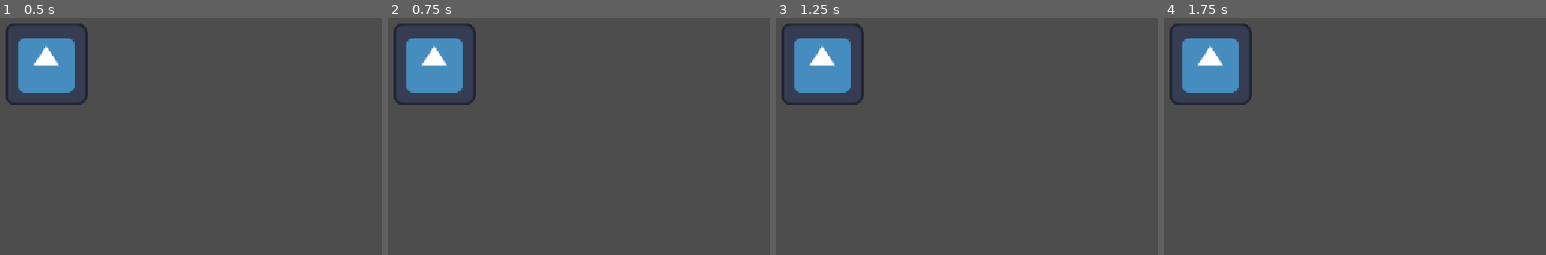
Above: before the commit, frames 1-4 (left to right).
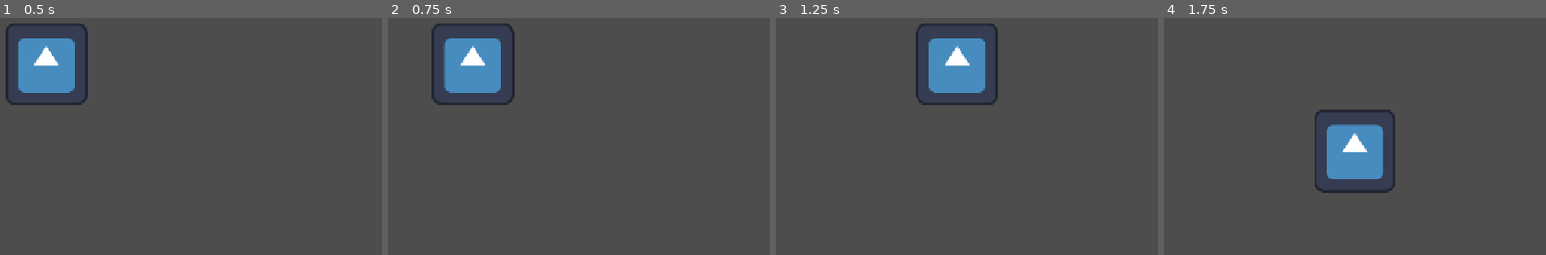
Above: after the commit, the same moments.

Repository: NxtCreator/little-archery
Game: Godot game, scene res://scenes/main.tscn
Same seed, same stepped clock (60 frames per second), same inputs: the game is played once before the commit and once after it. The engine's default icon, where the game draws it, is replaced by a stand-in: a white triangle on a blue panel in a dark square.
Inputs (mouse positions are in pixels of both pictures, inside the frame that each line leads up to):
- Up to frame 1 (0.5 s): no input
- Up to frame 2 (0.75 s): tap Enter at 0.5 s; move the mouse to (624, 63) at 0.52 s; hold D (move_right) from 0.53 s (still down); tap Alt at 0.6 s; click (624, 63) at 0.67 s
- Up to frame 3 (1.25 s): keep holding D (move_right)
- Up to frame 4 (1.75 s): move the mouse to (outside the picture) at 1.27 s; release D (move_right) at 1.28 s; hold S (move_down) from 1.28 s (still down); tap Shift at 1.35 s

Frame 1 is identical in both runs. In frame 2, 5.8% of the frame differs, in the area x 1-34%, y 2-37%; in frame 3, 8.7%; in frame 4, 8.7%, in the area x 1-61%, y 2-74%.

Commit message:
Add 8-direction WASD/arrow movement at fixed speed of 300

Diff:
--- a/scenes/player.gd
+++ b/scenes/player.gd
@@ -1,4 +1,5 @@
 extends CharacterBody2D
+var speed = 300
 
 
 # Called when the node enters the scene tree for the first time.
@@ -7,11 +8,13 @@
 
 
 # Called every frame. 'delta' is the elapsed time since the previous frame.
-func _process(delta: float) -> void:
+func _physics_process(delta: float) -> void:
 	var direction = Input.get_vector(
 		"move_left",
 		"move_right",
 		"move_up",
 		"move_down"
 	)
-	print(direction)
+
+	velocity = direction * speed
+	move_and_slide()
